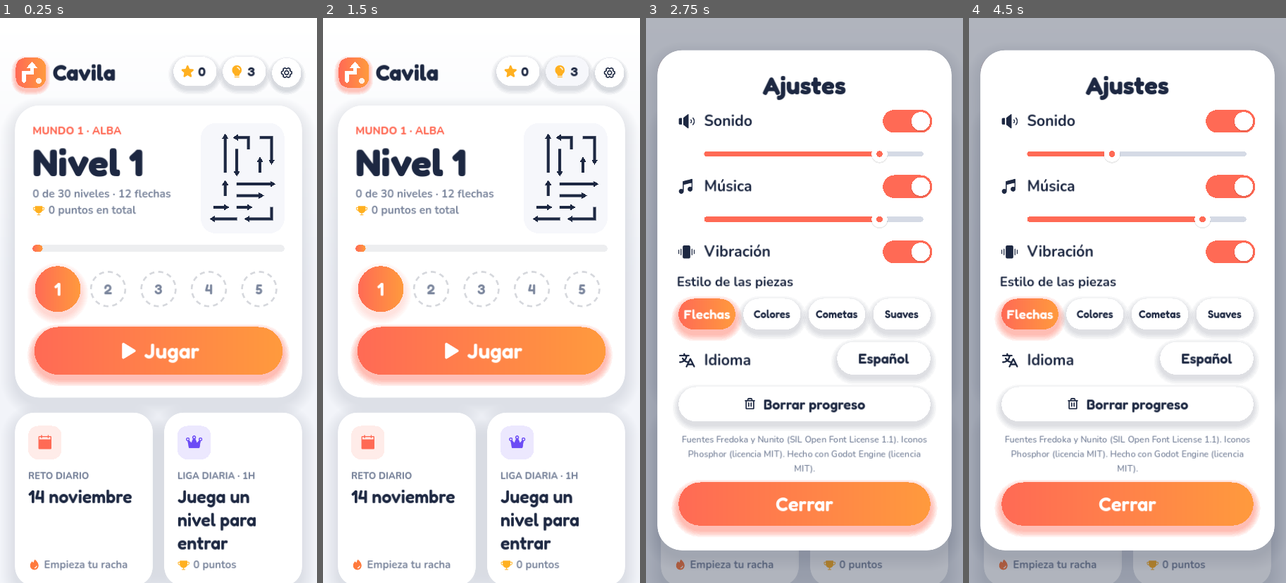
Above: before the commit, frames 1-4 (left to right).
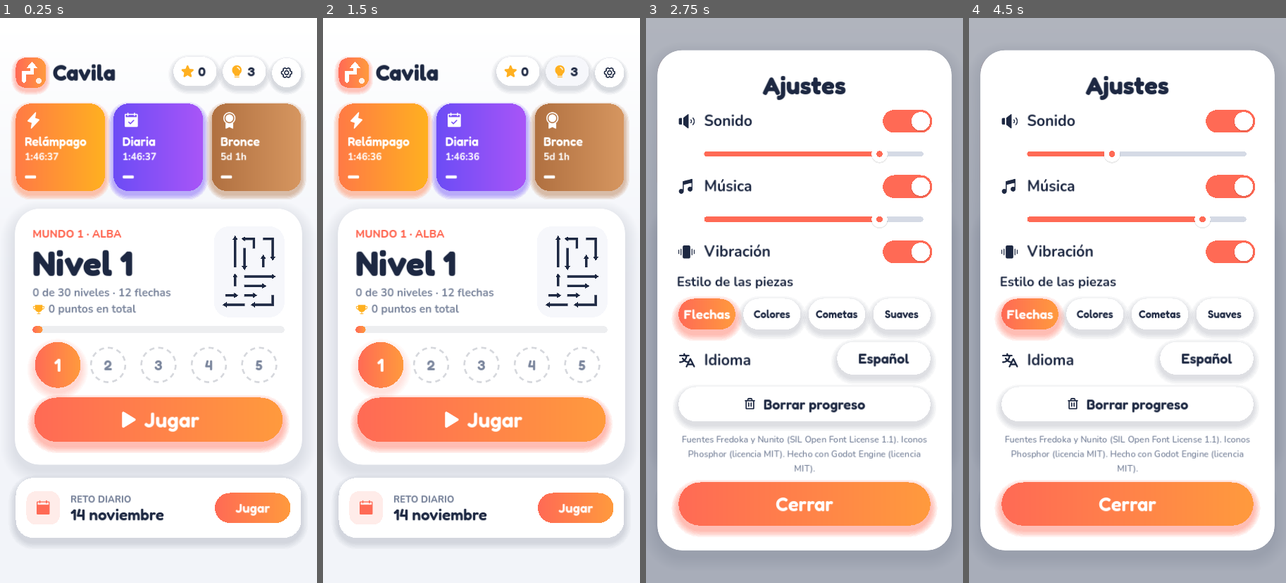
Above: after the commit, the same moments.

Repository: catlinux/cavila-puzzles
Game: Godot game, scene res://ui/home.tscn
Same seed, same stepped clock (60 frames per second), same inputs: the game is played once before the commit and once after it.
Inputs (mouse positions are in pixels of both pictures, inside the frame that each line leads up to):
- Up to frame 1 (0.25 s): no input
- Up to frame 2 (1.5 s): tap Enter at 0.5 s; drag from (519, 74) to (513, 176) at 0.52 s; tap Space at 1.25 s; drag from (567, 74) to (465, 413) at 1.27 s
- Up to frame 3 (2.75 s): move the mouse to (931, 74) at 2.02 s; click (931, 74) at 2.17 s
- Up to frame 4 (4.5 s): tap Enter at 2.75, 4.25 s; drag from (1127, 351) to (1032, 215) at 2.77 s; tap Space at 3.5 s; drag from (1127, 300) to (1143, 300) at 3.52 s; drag from (1127, 153) to (1079, 159) at 4.27 s

The runs differ from the first frame. In frame 1, 41% of the frame differs, in the area x 3-97%, y 15-99%; in frame 2, 41%; in frame 3, 0.3%; in frame 4, 0.3%.

Commit message:
Portada: las tres ligas arriba con cuenta atrás y puesto; reto diario en franja
Co-Authored-By: Claude Opus 5.5 <noreply@anthropic.com>
Claude-Session: https://claude.ai/code/session_01VxSFSQknmUZgemuLZRXt7V

Diff:
--- a/ui/home.gd
+++ b/ui/home.gd
@@ -10,6 +10,20 @@
 const PillButton = preload("res://ui/widgets/pill_button.gd")
 const Chip = preload("res://ui/widgets/chip.gd")
 const SettingsPanel = preload("res://ui/settings_panel.gd")
+const Leagues = preload("res://game/leagues.gd")
+
+## Colores de las ligas: relámpago, diaria y semanal (según la división).
+const LEAGUE_COLORS := {
+	"flash": [Color8(255, 122, 69), Color8(255, 176, 32)],
+	"daily": [Color8(108, 76, 245), Color8(168, 85, 247)],
+}
+const DIVISION_COLORS := [
+	[Color8(176, 112, 64), Color8(214, 150, 96)],   # bronce
+	[Color8(120, 134, 156), Color8(168, 180, 198)], # plata
+	[Color8(214, 158, 20), Color8(245, 196, 66)],   # oro
+	[Color8(13, 148, 136), Color8(45, 212, 191)],   # platino
+	[Color8(37, 99, 235), Color8(103, 232, 249)],   # diamante
+]
 
 const MONTHS := {
 	"es": ["enero", "febrero", "marzo", "abril", "mayo", "junio", "julio", "agosto", "septiembre", "octubre", "noviembre", "diciembre"],
@@ -21,6 +35,8 @@
 var _settings: Control
 var _path: Control
 var _clock := 0.0
+var _league_cards: Array = []
+var _tick := 0.0
 
 
 func _ready() -> void:
@@ -35,7 +51,7 @@
 	margin.add_theme_constant_override("margin_bottom", 40)
 	add_child(margin)
 	var vb := VBoxContainer.new()
-	vb.add_theme_constant_override("separation", 34)
+	vb.add_theme_constant_override("separation", 28)
 	margin.add_child(vb)
 
 	# Cabecera.
@@ -55,11 +71,27 @@
 	gear.pressed.connect(_open_settings)
 	head.add_child(gear)
 
+	# Ligas, en portada: una tarjeta por liga con cuenta atrás y tu puesto.
+	var lrow := HBoxContainer.new()
+	lrow.add_theme_constant_override("separation", 16)
+	vb.add_child(lrow)
+	for t in Leagues.TYPES:
+		var lc := Control.new()
+		lc.custom_minimum_size = Vector2(0, 212)
+		lc.size_flags_horizontal = Control.SIZE_EXPAND_FILL
+		lc.mouse_filter = Control.MOUSE_FILTER_STOP
+		lc.draw.connect(_draw_league_card.bind(lc, t))
+		lc.gui_input.connect(func(ev):
+			if ev is InputEventMouseButton and ev.button_index == MOUSE_BUTTON_LEFT and not ev.pressed:
+				Game.go_leagues(t))
+		lrow.add_child(lc)
+		_league_cards.append(lc)
+
 	# Tarjeta del siguiente nivel.
 	var hero := Style.card(56, 40)
 	vb.add_child(hero)
 	var hv := VBoxContainer.new()
-	hv.add_theme_constant_override("separation", 26)
+	hv.add_theme_constant_override("separation", 20)
 	hero.add_child(hv)
 	var top := HBoxContainer.new()
 	hv.add_child(top)
@@ -68,7 +100,7 @@
 	info.add_theme_constant_override("separation", 0)
 	var wi := Levels.world_index(level)
 	info.add_child(Style.label(("%s %d · %s" % [tr("WORLD"), wi + 1, tr(world.key)]).to_upper(), 24, world.a, "body_bold"))
-	info.add_child(Style.label("%s %d" % [tr("LEVEL"), level], 86, Style.INK, "display_bold"))
+	info.add_child(Style.label("%s %d" % [tr("LEVEL"), level], 78, Style.INK, "display_bold"))
 	var in_world := (level - 1) % Levels.LEVELS_PER_WORLD
 	var puzzle := Game.puzzle_for_level(level)
 	var meta := Style.label("%d %s %d %s · %d %s" % [in_world, tr("OF"), Levels.LEVELS_PER_WORLD, tr("LEVELS_IN_WORLD"),
@@ -84,7 +116,7 @@
 	info.add_child(pts_row)
 	top.add_child(info)
 	var thumb := Control.new()
-	thumb.custom_minimum_size = Vector2(190, 250)
+	thumb.custom_minimum_size = Vector2(160, 206)
 	thumb.draw.connect(_draw_thumb.bind(thumb, puzzle))
 	top.add_child(thumb)
 	var track := Control.new()
@@ -96,47 +128,28 @@
 		Style.gradient_shape(track, Rect2(r.position, Vector2(r.size.x * f, r.size.y)), 8.0, world.a, world.b))
 	hv.add_child(track)
 	_path = Control.new()
-	_path.custom_minimum_size = Vector2(0, 116)
+	_path.custom_minimum_size = Vector2(0, 104)
 	_path.mouse_filter = Control.MOUSE_FILTER_STOP
 	_path.draw.connect(_draw_path)
 	_path.gui_input.connect(_path_input)
 	hv.add_child(_path)
-	var play := PillButton.new(tr("PLAY"), true, 122.0)
+	var play := PillButton.new(tr("PLAY"), true, 114.0)
 	play.icon_name = "play-fill"
 	play.font_size = 48
 	play.set_colors(world.a, world.b)
 	play.pressed.connect(Game.start_level.bind(level))
 	hv.add_child(play)
 
-	# Reto diario y evento semanal.
-	var cards := HBoxContainer.new()
-	cards.add_theme_constant_override("separation", 26)
-	vb.add_child(cards)
+	# Reto diario: franja compacta.
 	var key := Daily.today_key()
-	var d0 := Time.get_date_dict_from_system()
-	var streak := Progress.streak(key)
-	var streak_txt: String = tr("STREAK_NONE") if streak == 0 else (tr("STREAK_LINE_1") if streak == 1 else tr("STREAK_LINE") % streak)
-	var daily_done := Progress.daily_done(key)
-	var daily := _small_card("calendar-blank-fill", Color8(255, 106, 85), tr("DAILY").to_upper(),
-		"%d %s" % [d0.day, MONTHS.get(Game.language(), MONTHS.es)[d0.month - 1]],
-		"check-bold" if daily_done else "fire-fill", Color8(16, 185, 129) if daily_done else Color8(255, 122, 61),
-		tr("DAILY_DONE") if daily_done else streak_txt)
+	var daily := Control.new()
+	daily.custom_minimum_size = Vector2(0, 150)
+	daily.mouse_filter = Control.MOUSE_FILTER_STOP
+	daily.draw.connect(_draw_daily_strip.bind(daily, key))
 	daily.gui_input.connect(func(ev):
 		if ev is InputEventMouseButton and ev.button_index == MOUSE_BUTTON_LEFT and not ev.pressed:
 			Game.start_daily())
-	cards.add_child(daily)
-	var lg := Progress.league("daily")
-	var lg_left := int(lg.end) - Progress.now()
-	var lg_rows := Progress.league_standings(lg)
-	var lg_rank := preload("res://game/leagues.gd").rank_of_you(lg_rows)
-	var league := _small_card("crown-fill", Color8(108, 76, 245),
-		"%s · %dH" % [(tr("LEAGUE_OF") % tr("LEAGUE_DAILY")).to_upper(), lg_left / 3600],
-		(tr("RANK_OF") % [lg_rank, lg_rows.size()]) if int(lg.points) > 0 else tr("PLAY_TO_JOIN"),
-		"trophy-fill", Style.GOLD, tr("POINTS") % Style.fmt_int(int(lg.points)))
-	league.gui_input.connect(func(ev):
-		if ev is InputEventMouseButton and ev.button_index == MOUSE_BUTTON_LEFT and not ev.pressed:
-			Game.go_leagues("daily"))
-	cards.add_child(league)
+	vb.add_child(daily)
 	Style.fade_in(self)
 	_show_league_results()
 
@@ -186,45 +199,14 @@
 	Sfx.play("win")
 
 
-func _small_card(icon: String, tint: Color, kicker: String, title: String, foot_icon: String, foot_col: Color, foot: String) -> PanelContainer:
-	var c := Style.card(44, 30)
-	c.size_flags_horizontal = Control.SIZE_EXPAND_FILL
-	c.custom_minimum_size = Vector2(0, 300)
-	c.mouse_filter = Control.MOUSE_FILTER_STOP
-	var v := VBoxContainer.new()
-	v.add_theme_constant_override("separation", 6)
-	c.add_child(v)
-	var ic := Control.new()
-	ic.custom_minimum_size = Vector2(76, 76)
-	ic.size_flags_horizontal = Control.SIZE_SHRINK_BEGIN
-	ic.draw.connect(func():
-		Style.fill_round(ic, Rect2(Vector2.ZERO, Vector2(76, 76)), 22.0, Color(tint, 0.13), 6)
-		var t := Style.icon(icon, tint, 40)
-		ic.draw_texture(t, Vector2(18, 18)))
-	v.add_child(ic)
-	var gap := Control.new()
-	gap.custom_minimum_size = Vector2(0, 10)
-	v.add_child(gap)
-	v.add_child(Style.label(kicker, 21, Style.SUB, "body_bold"))
-	var t := Style.label(title, 40, Style.INK, "display")
-	t.autowrap_mode = TextServer.AUTOWRAP_WORD_SMART
-	t.vertical_alignment = VERTICAL_ALIGNMENT_TOP
-	t.size_flags_vertical = Control.SIZE_EXPAND_FILL
-	v.add_child(t)
-	var foot_row := HBoxContainer.new()
-	foot_row.add_theme_constant_override("separation", 8)
-	var fi := TextureRect.new()
-	fi.texture = Style.icon(foot_icon, foot_col, 28)
-	fi.stretch_mode = TextureRect.STRETCH_KEEP_CENTERED
-	foot_row.add_child(fi)
-	foot_row.add_child(Style.label(foot, 24, Style.SUB, "body"))
-	v.add_child(foot_row)
-	return c
-
-
 func _process(delta: float) -> void:
 	_clock += delta
 	_path.queue_redraw()
+	_tick += delta
+	if _tick >= 1.0:  # cuenta atrás de las ligas
+		_tick = 0.0
+		for c in _league_cards:
+			c.queue_redraw()
 
 
 func _notification(what: int) -> void:
@@ -243,6 +225,65 @@
 
 
 # --- Dibujo -----------------------------------------------------------------------
+
+func _league_colors(t: String) -> Array:
+	if t == "weekly":
+		return DIVISION_COLORS[int(Progress.data.division)]
+	return LEAGUE_COLORS[t]
+
+
+## Tarjeta de liga: icono, nombre, cuenta atrás y tu puesto (o invitación a entrar).
+func _draw_league_card(c: Control, t: String) -> void:
+	var cols := _league_colors(t)
+	var r := Rect2(Vector2(2, 2), c.size - Vector2(4, 14))
+	Style.soft_shadow(c, r, 34.0, Color(cols[0], 0.35), 12.0, Vector2(0, 8))
+	Style.gradient_shape(c, r, 34.0, cols[0], cols[1])
+	var lg := Progress.league(t)
+	var icon_name: String = {"flash": "lightning-fill", "daily": "calendar-check-fill", "weekly": "medal-fill"}[t]
+	c.draw_texture(Style.icon(icon_name, Color.WHITE, 40), r.position + Vector2(20, 18))
+	var name: String = tr("LEAGUE_" + t.to_upper())
+	if t == "weekly":
+		name = tr(Leagues.DIVISIONS[int(Progress.data.division)])
+	c.draw_string(Style.font("display"), r.position + Vector2(20, 96), name, HORIZONTAL_ALIGNMENT_LEFT, r.size.x - 30, 28, Color.WHITE)
+	var left := maxi(0, int(lg.end) - Progress.now())
+	var h := left / 3600
+	var time_txt := ("%dd %dh" % [h / 24, h % 24]) if h >= 24 else ("%d:%02d:%02d" % [h, (left % 3600) / 60, left % 60])
+	c.draw_string(Style.font("body_bold"), r.position + Vector2(20, 128), time_txt, HORIZONTAL_ALIGNMENT_LEFT, -1, 22, Color(1, 1, 1, 0.9))
+	var big := "—"
+	if int(lg.points) > 0:
+		var rows := Progress.league_standings(lg)
+		big = "%d.º" % Leagues.rank_of_you(rows)
+	c.draw_string(Style.font("display_bold"), r.position + Vector2(20, 176), big, HORIZONTAL_ALIGNMENT_LEFT, -1, 40, Color.WHITE)
+	if int(lg.points) > 0:
+		var tw := Style.text_width(big, 40, "display_bold")
+		c.draw_string(Style.font("body_bold"), r.position + Vector2(26 + tw, 176), "/%d" % int(Leagues.CONFIG[t].size), HORIZONTAL_ALIGNMENT_LEFT, -1, 22, Color(1, 1, 1, 0.85))
+
+
+## Franja del reto diario: icono, fecha, racha y botón.
+func _draw_daily_strip(c: Control, key: String) -> void:
+	var r := Rect2(Vector2(2, 2), c.size - Vector2(4, 14))
+	Style.soft_shadow(c, r, 40.0, Style.SHADOW, 16.0, Vector2(0, 10))
+	Style.fill_round(c, r, 40.0, Style.CARD)
+	var tint := Color8(255, 106, 85)
+	Style.fill_round(c, Rect2(r.position + Vector2(24, (r.size.y - 76) / 2.0), Vector2(76, 76)), 22.0, Color(tint, 0.13), 6)
+	c.draw_texture(Style.icon("calendar-blank-fill", tint, 40), r.position + Vector2(42, r.size.y / 2.0 - 20))
+	var d0 := Time.get_date_dict_from_system()
+	var done := Progress.daily_done(key)
+	c.draw_string(Style.font("body_bold"), r.position + Vector2(124, r.size.y / 2.0 - 12), tr("DAILY").to_upper(), HORIZONTAL_ALIGNMENT_LEFT, -1, 21, Style.SUB)
+	c.draw_string(Style.font("display"), r.position + Vector2(124, r.size.y / 2.0 + 28), "%d %s" % [d0.day, MONTHS.get(Game.language(), MONTHS.es)[d0.month - 1]],
+		HORIZONTAL_ALIGNMENT_LEFT, -1, 36, Style.INK)
+	var streak := Progress.streak(key)
+	var pill := Rect2(Vector2(r.end.x - 196, r.get_center().y - 34), Vector2(172, 68))
+	if done:
+		c.draw_texture(Style.icon("check-bold", Color8(16, 185, 129), 34), Vector2(pill.position.x + 20, pill.get_center().y - 17))
+		c.draw_string(Style.font("display"), Vector2(pill.position.x + 62, pill.get_center().y + 10), tr("DAILY_DONE"), HORIZONTAL_ALIGNMENT_LEFT, -1, 26, Color8(16, 185, 129))
+	else:
+		Style.gradient_shape(c, pill, 34.0, tint, Color8(255, 154, 61))
+		Style.text_at(c, pill.get_center(), tr("DAILY_GO"), 30, Color.WHITE)
+	if streak > 0:
+		var fx := r.position.x + 124 + Style.text_width("%d %s" % [d0.day, MONTHS.get(Game.language(), MONTHS.es)[d0.month - 1]], 36, "display") + 22
+		c.draw_texture(Style.icon("fire-fill", Color8(255, 122, 61), 28), Vector2(fx, r.size.y / 2.0 + 2))
+		c.draw_string(Style.font("display"), Vector2(fx + 32, r.size.y / 2.0 + 26), str(streak), HORIZONTAL_ALIGNMENT_LEFT, -1, 28, Color8(255, 122, 61))
 
 ## Marca: flecha que gira hacia arriba sobre una placa con el degradado del mundo.
 func _draw_mark(c: Control) -> void:
--- a/ui/icon_data.gd
+++ b/ui/icon_data.gd
@@ -28,4 +28,7 @@
 	"robot-fill": "<svg xmlns=\"http://www.w3.org/2000/svg\" viewBox=\"0 0 256 256\" fill=\"#FFFFFF\"><path d=\"M200,48H13 …(295 unchanged characters)…
 	"user-fill": "<svg xmlns=\"http://www.w3.org/2000/svg\" viewBox=\"0 0 256 256\" fill=\"#FFFFFF\"><path d=\"M230.93,220a8,8,0,0,1-6.93,4H32a8,8,0,0,1-6.92-12c15.23-26.33,38.7-45.21,66.09-54.16a72,72,0,1,1,73.66,0c27.39,8.95,50.86,27.83,66.09,54.16A8,8,0,0,1,230.93,220Z\"/></svg>",
 	"crown-fill": "<svg xmlns=\"http://www.w3.org/2000/svg\" viewBox=\"0 0 256 256\" fill=\"#FFFFFF\"><path d=\"M248,80a28 …(342 unchanged characters)…
+	"lightning-fill": "<svg xmlns=\"http://www.w3.org/2000/svg\" viewBox=\"0 0 256 256\" fill=\"#FFFFFF\"><path d=\"M213.85,125.46l-112,120a8,8,0,0,1-13.69-7l14.66-73.33L45.19,143.49a8,8,0,0,1-3-13l112-120a8,8,0,0,1,13.69,7L153.18,90.9l57.63,21.61a8,8,0,0,1,3,12.95Z\"/></svg>",
+	"calendar-check-fill": "<svg xmlns=\"http://www.w3.org/2000/svg\" viewBox=\"0 0 256 256\" fill=\"#FFFFFF\"><path d=\"M208,32H184V24a8,8,0,0,0-16,0v8H88V24a8,8,0,0,0-16,0v8H48A16,16,0,0,0,32,48V208a16,16,0,0,0,16,16H208a16,16,0,0,0,16-16V48A16,16,0,0,0,208,32ZM169.66,133.66l-48,48a8,8,0,0,1-11.32,0l-24-24a8,8,0,0,1,11.32-11.32L116,164.69l42.34-42.35a8,8,0,0,1,11.32,11.32ZM48,80V48H72v8a8,8,0,0,0,16,0V48h80v8a8,8,0,0,0,16,0V48h24V80Z\"/></svg>",
+	"medal-fill": "<svg xmlns=\"http://www.w3.org/2000/svg\" viewBox=\"0 0 256 256\" fill=\"#FFFFFF\"><path d=\"M216,96A88,88,0,1,0,72,163.83V240a8,8,0,0,0,11.58,7.16L128,225l44.43,22.21A8.07,8.07,0,0,0,176,248a8,8,0,0,0,8-8V163.83A87.85,87.85,0,0,0,216,96ZM56,96a72,72,0,1,1,72,72A72.08,72.08,0,0,1,56,96Zm16,0a56,56,0,1,1,56,56A56.06,56.06,0,0,1,72,96Z\"/></svg>",
 }
